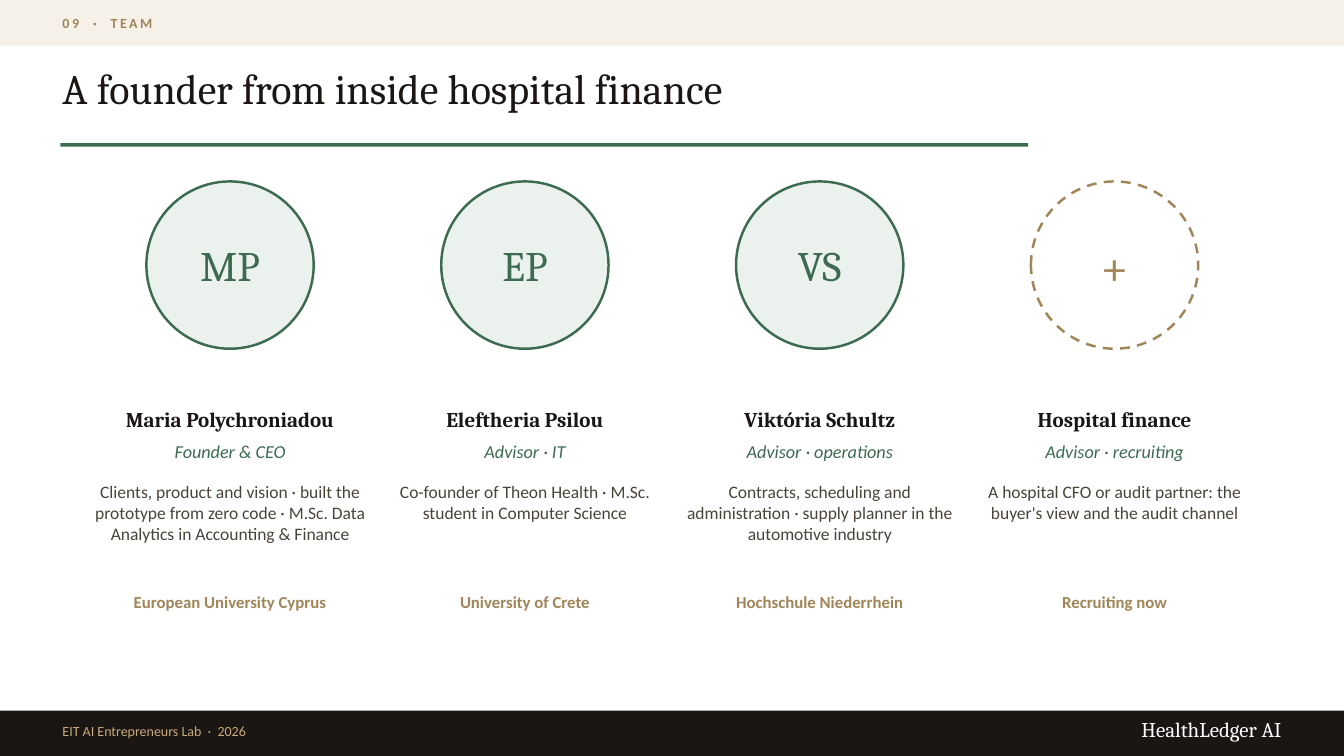
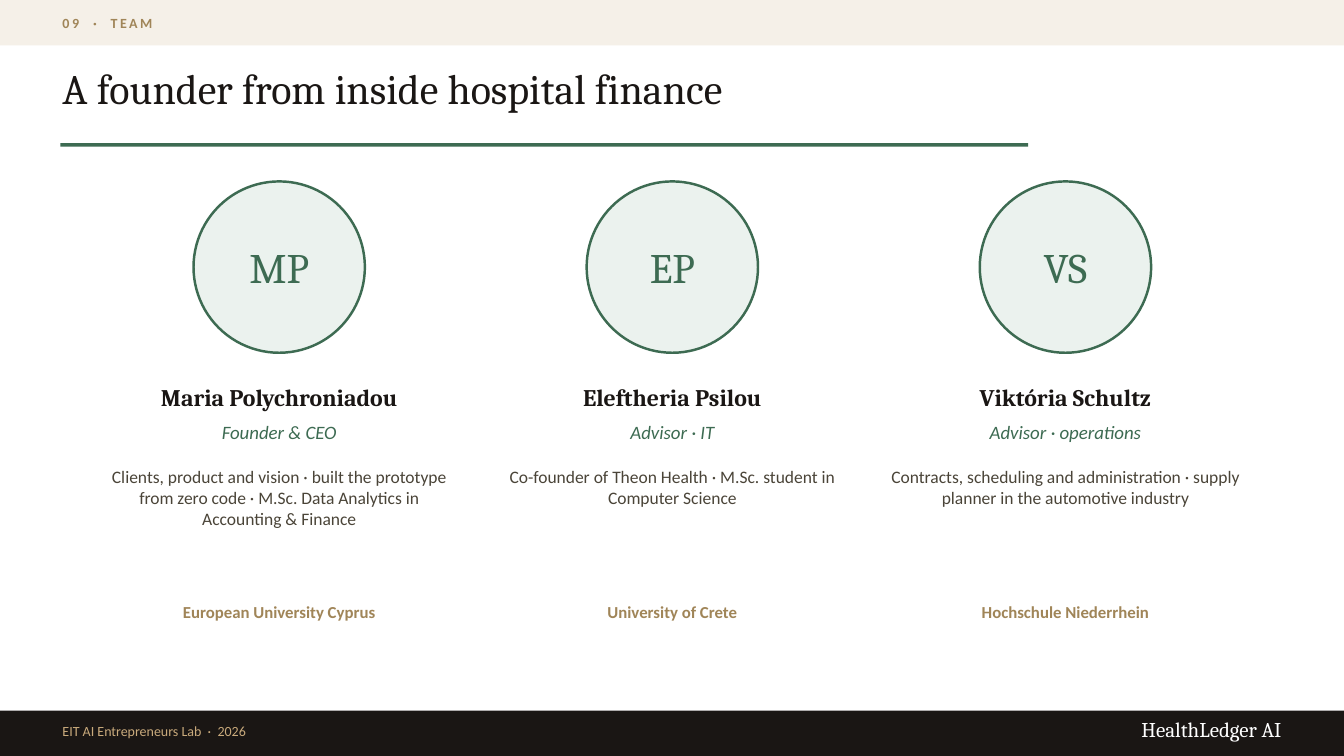
Before and after one commit to mrply97/AI, a slide deck: slide 14 of HealthLedgerAI_EIT_Pitch.pptx. Drawn at 1344x756 pixels with LibreOffice and Linux fonts; fonts in the diff are those of the drawing. Boxes give left, top, right and bottom in pixels: in the first picture for what was removed or moved away, otherwise in the second. Text is boxed around its words. In the diff, an @@ line names an element or a change of style, - is before the commit and + after.

```diff
--- a/HealthLedgerAI_EIT_Pitch.pptx
+++ b/HealthLedgerAI_EIT_Pitch.pptx
@@ text "MP": place and size @@
-text "MP" at [200,253,260,281]
+text "MP" at [249,255,309,283]
@@ ellipse: place and size @@
-ellipse at [146,181,314,349]
+ellipse at [194,181,365,353]
@@ text "EP": place and size @@
-text "EP" at [502,253,547,281]
+text "EP" at [650,255,695,283]
@@ ellipse: place and size @@
-ellipse at [442,181,609,349]
+ellipse at [587,181,758,353]
@@ text "VS": place and size @@
-text "VS" at [798,252,842,282]
+text "VS" at [1044,254,1088,284]
@@ ellipse: place and size @@
-ellipse at [736,181,903,349]
+ellipse at [980,181,1151,353]
@@ ellipse removed at [1031,181,1199,349] @@
@@ text removed at [1031,181,1199,349] @@
-+
@@ text "Maria Polychroniadou": place and size @@
-text "Maria Polychroniadou" at [126,412,334,432]
+text "Maria Polychroniadou" at [161,389,397,411]
@@ text "Eleftheria Psilou": place and size @@
-text "Eleftheria Psilou" at [446,412,603,427]
+text "Eleftheria Psilou" at [583,389,761,406]
@@ size 15 to 17 pt in 3 elements at [161,389,397,411], [583,389,761,406], [980,389,1151,406] @@
@@ text "Viktória Schultz": place and size @@
-text "Viktória Schultz" at [744,412,895,427]
+text "Viktória Schultz" at [980,389,1151,406]
@@ text "Founder & CEO": place and size @@
-text "Founder & CEO" at [175,445,286,458]
+text "Founder & CEO" at [222,426,337,439]
@@ text "Advisor · IT": place and size @@
-text "Advisor · IT" at [484,445,565,458]
+text "Advisor · IT" at [630,426,714,439]
@@ size 13 to 13.5 pt in 3 elements at [222,426,337,439], [630,426,714,439], [990,426,1142,442] @@
@@ text "Advisor · operations": place and size @@
-text "Advisor · operations" at [747,445,893,461]
+text "Advisor · operations" at [990,426,1142,442]
@@ text removed at [1038,412,1191,432] @@
-Hospital finance
@@ text removed at [1045,445,1184,461] @@
-Advisor · recruiting
@@ text "Clients, product and vision · ..." rewrapped from [95,486,365,543] to [112,471,447,528] @@
@@ text "Co-founder of Theon Health · ..." rewrapped from [400,486,650,522] to [510,471,835,507] @@
@@ text "Contracts, scheduling and administration · ..." rewrapped from [687,486,953,543] to [891,471,1239,507] @@
@@ text removed at [988,486,1241,522] @@
-A hospital CFO or audit partner: the buyer's view and the audit channel
@@ text removed at [1062,596,1167,611] @@
-Recruiting now
@@ text "European University Cyprus": place and size @@
-text "European University Cyprus" at [134,596,326,611]
+text "European University Cyprus" at [183,606,375,621]
@@ text "University of Crete": place and size @@
-text "University of Crete" at [460,596,590,611]
+text "University of Crete" at [607,606,737,621]
@@ text "Hochschule Niederrhein": place and size @@
-text "Hochschule Niederrhein" at [736,596,904,608]
+text "Hochschule Niederrhein" at [982,606,1149,618]
```
Also in this commit, not shown: 9 other slides changed, 1 slide added, 2 slides removed, 3 other files.
